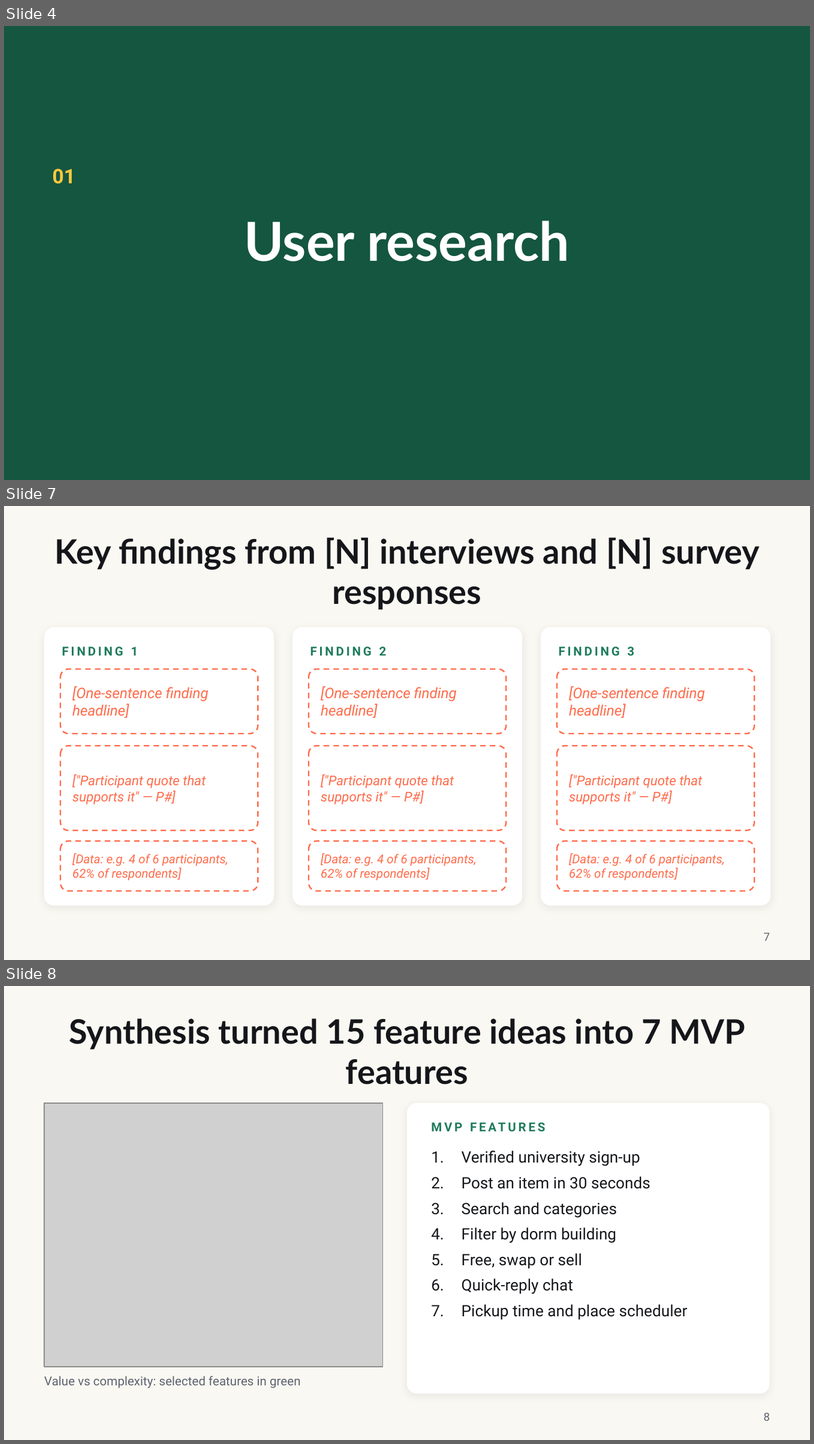
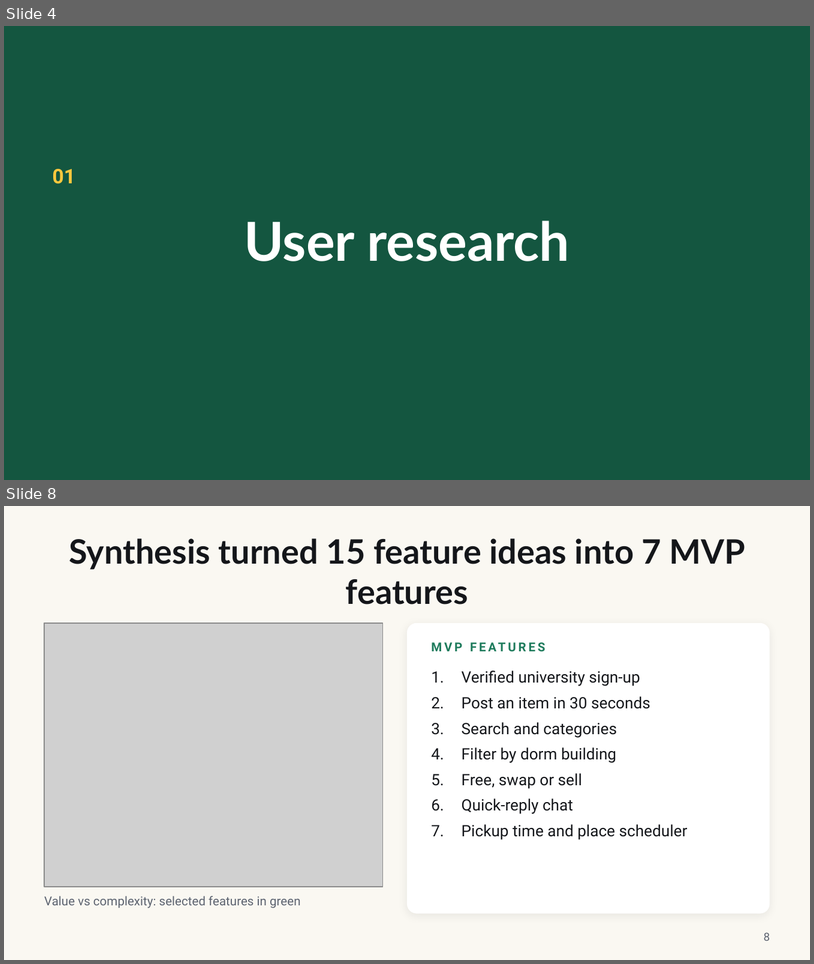
Before and after one commit to escalopa/campusswap, a slide deck: docs/assets/campusswap-case-study.pptx. Shown one above the other, each under a label of ours: slides 4, 7 and 8 before the commit, slides 4 and 8 after it; the slides between them are not shown. The pictures are 814x1444 and 814x964 pixels, drawn with LibreOffice and Linux fonts; fonts in the diff are those of the drawing; grey boxes stand for pictures. Boxes give left, top, right and bottom in pixels: in the first picture for what was removed or moved away, otherwise in the second. Text is boxed around its words. In the diff, an @@ line names an element or a change of style, - is before the commit and + after.

```diff
--- a/docs/assets/campusswap-case-study.pptx
+++ b/docs/assets/campusswap-case-study.pptx
@@ slide 7 removed at (x1=4, y1=506, x2=810, y2=960), background #FAF8F2 @@
@@ title removed at (x1=54, y1=537, x2=760, y2=610) @@
-Key findings from [N] interviews and [N] survey responses
@@ rounded rectangle removed at (x1=44, y1=627, x2=274, y2=905) @@
@@ rounded rectangle removed at (x1=293, y1=627, x2=522, y2=905) @@
@@ rounded rectangle removed at (x1=541, y1=627, x2=771, y2=905) @@
@@ text removed at (x1=62, y1=646, x2=138, y2=656) @@
-FINDING 1
@@ text removed at (x1=311, y1=646, x2=387, y2=656) @@
-FINDING 2
@@ text removed at (x1=559, y1=646, x2=635, y2=656) @@
-FINDING 3
@@ rounded rectangle removed at (x1=60, y1=669, x2=258, y2=733) @@
@@ rounded rectangle removed at (x1=309, y1=669, x2=506, y2=733) @@
@@ rounded rectangle removed at (x1=557, y1=669, x2=755, y2=733) @@
@@ text removed at (x1=72, y1=686, x2=209, y2=718) @@
-[One-sentence finding headline]
@@ text removed at (x1=321, y1=686, x2=457, y2=718) @@
-[One-sentence finding headline]
@@ text removed at (x1=569, y1=686, x2=705, y2=718) @@
-[One-sentence finding headline]
@@ rounded rectangle removed at (x1=60, y1=745, x2=258, y2=830) @@
@@ rounded rectangle removed at (x1=309, y1=745, x2=506, y2=830) @@
@@ rounded rectangle removed at (x1=557, y1=745, x2=755, y2=830) @@
@@ text removed at (x1=72, y1=774, x2=206, y2=804) @@
-["Participant quote that supports it" — P#]
@@ text removed at (x1=321, y1=774, x2=454, y2=804) @@
-["Participant quote that supports it" — P#]
@@ text removed at (x1=569, y1=774, x2=702, y2=804) @@
-["Participant quote that supports it" — P#]
@@ rounded rectangle removed at (x1=60, y1=841, x2=258, y2=891) @@
@@ rounded rectangle removed at (x1=309, y1=841, x2=506, y2=891) @@
@@ rounded rectangle removed at (x1=557, y1=841, x2=755, y2=891) @@
@@ text removed at (x1=72, y1=853, x2=228, y2=880) @@
-[Data: e.g. 4 of 6 participants, 62% of respondents]
@@ text removed at (x1=321, y1=853, x2=477, y2=880) @@
-[Data: e.g. 4 of 6 participants, 62% of respondents]
@@ text removed at (x1=569, y1=853, x2=725, y2=880) @@
-[Data: e.g. 4 of 6 participants, 62% of respondents]
@@ page number removed at (x1=764, y1=932, x2=770, y2=940) @@
-7
```
Also in this commit, not shown: 3 slides changed, 1 slide added, 3 other files.
